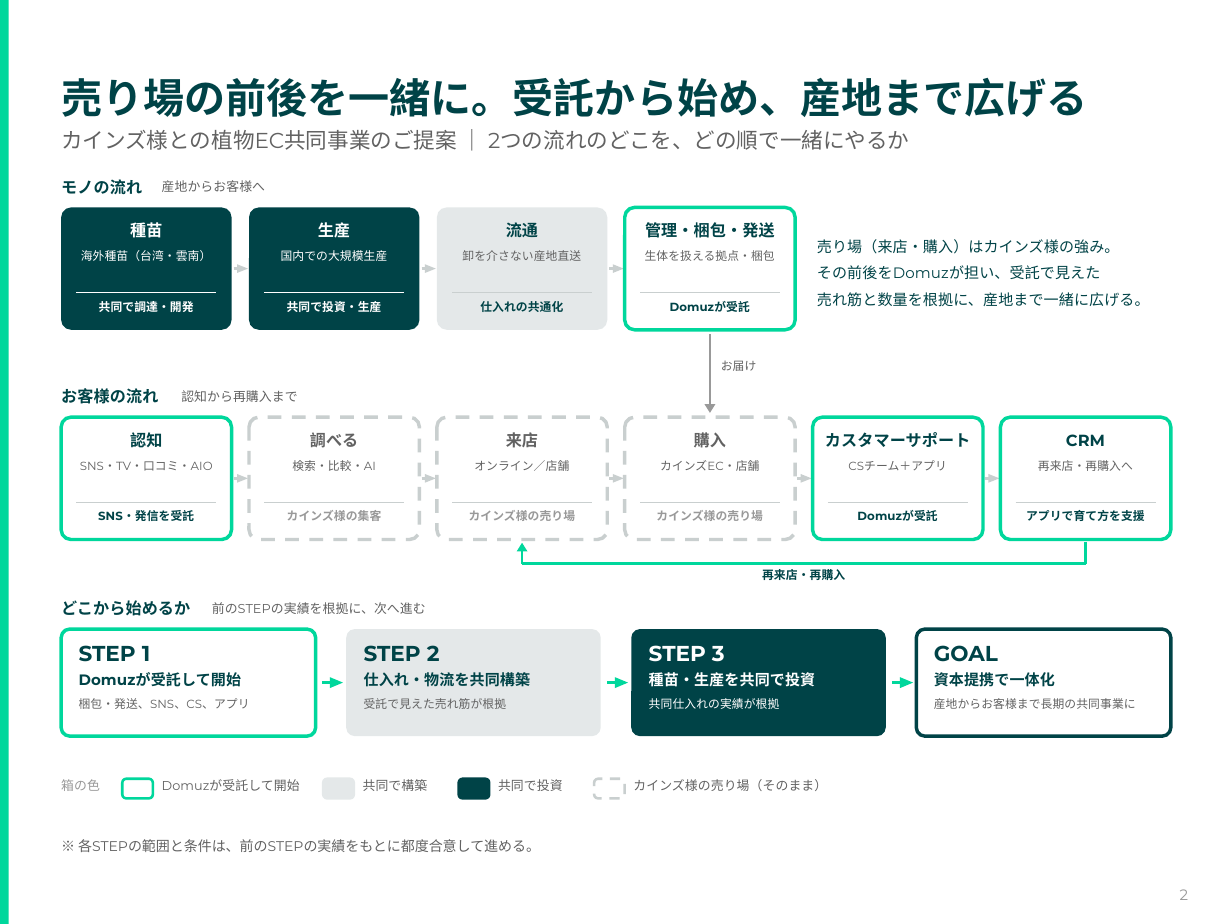
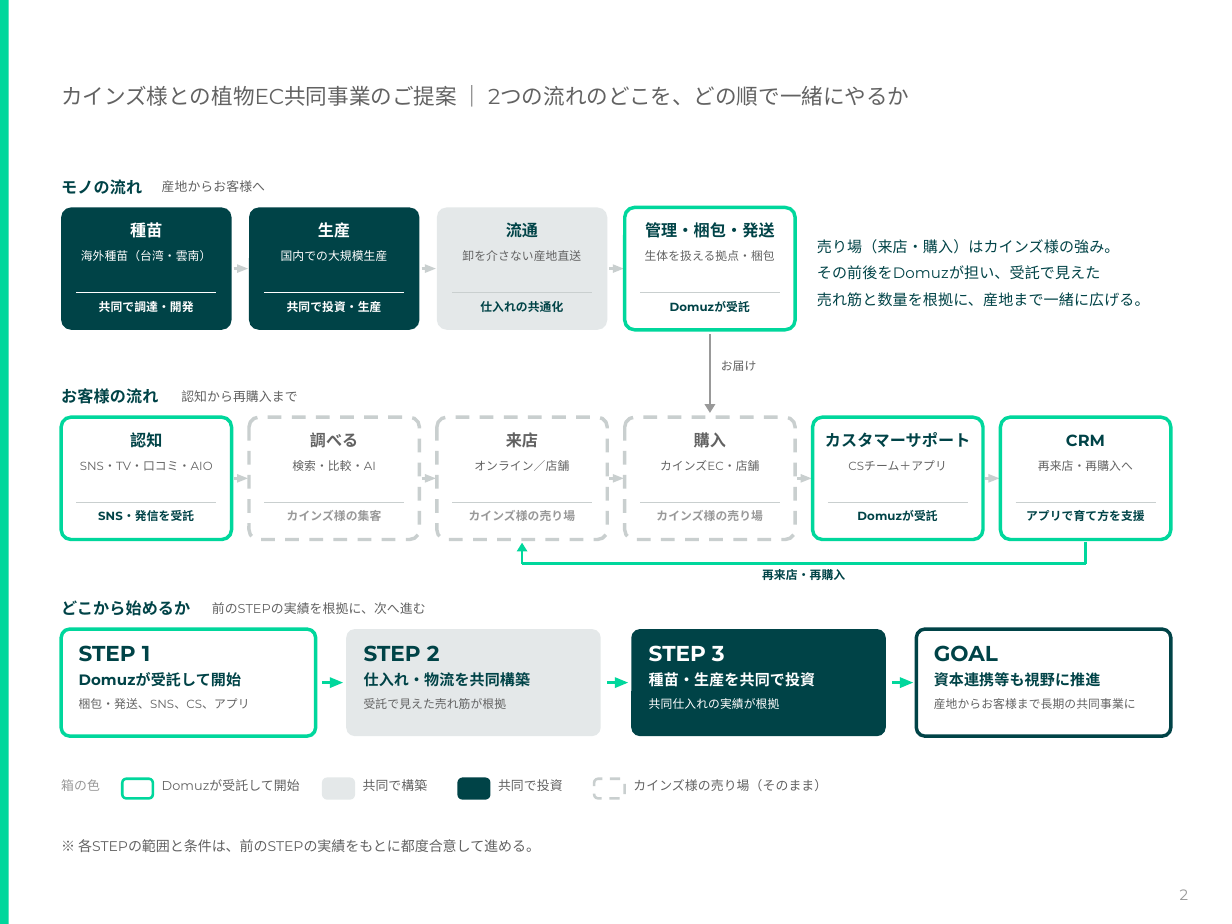
Before and after one commit to hiroki-tkg/material, a slide deck: slide 2 of cainz-2026-11/cainz_proposal.pptx. Drawn at 1232x924 pixels with LibreOffice and Linux fonts; fonts in the diff are those of the drawing. Boxes give left, top, right and bottom in pixels: in the first picture for what was removed or moved away, otherwise in the second. Text is boxed around its words. In the diff, an @@ line names an element or a change of style, - is before the commit and + after.

```diff
--- a/cainz-2026-11/cainz_proposal.pptx
+++ b/cainz-2026-11/cainz_proposal.pptx
@@ text "カインズ様との植物EC共同事業のご提案 ｜ 2つの流れのどこを、どの順で一緒にやるか" moved from (x1=61, y1=130, x2=909, y2=150) to (x1=61, y1=86, x2=909, y2=106) @@
@@ text removed at (x1=61, y1=78, x2=1088, y2=117) @@
-売り場の前後を一緒に。受託から始め、産地まで広げる
@@ text at (x1=934, y1=672, x2=1101, y2=687): text changed @@
-資本提携で一体化
+資本連携等も視野に推進
```
Also in this commit, not shown: 1 other slide changed, 2 other files.
